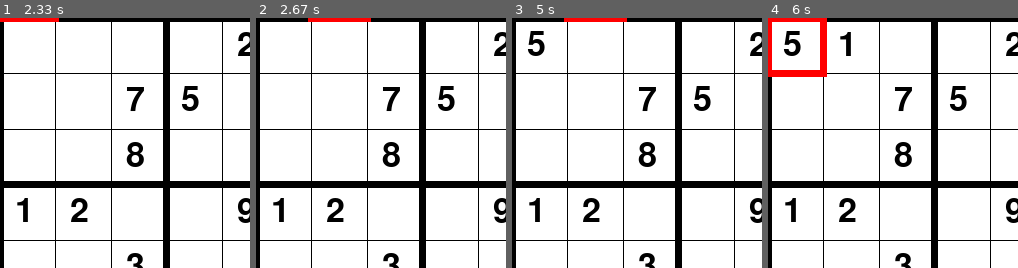
Above: before the commit, frames 1-4 (left to right).
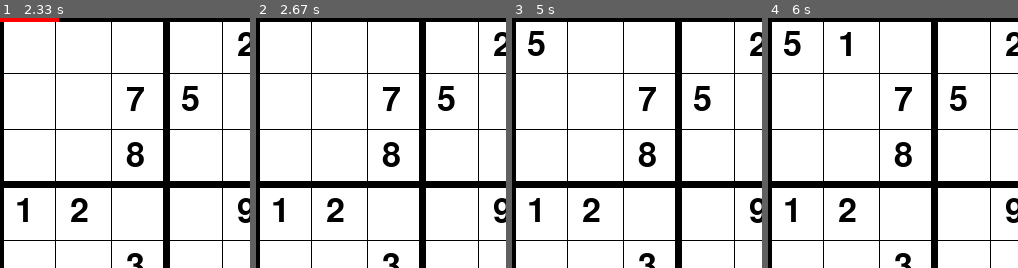
Above: after the commit, the same moments.

Repository: alisamoskovtseva/pygame_project
Game: pygame game, started from main1.py
The game is run twice, just before and just after one commit, with the same random seed, the same clock (stepped at 60 frames per second) and the same inputs.
Inputs (mouse positions are % of the whole screen's width and height, from its top left):
- Up to frame 1 (2.33 s): click (46, 54) at 0.88 s; click (83, 81) at 1.22 s; hold Up 1.5-1.97 s; move the mouse to (50, 57) at 1.53 s; tap 9 at 2 s
- Up to frame 2 (2.67 s): hold Right from 2.33 s (still down); tap 3 at 2.48 s
- Up to frame 3 (5 s): release Right at 2.8 s; hold Left 2.83-3.37 s; tap 1 at 2.98 s; hold Down 3.4-3.7 s; tap 2 at 3.55, 4.65 s; tap 5 at 3.73 s; hold Up 4.5-4.87 s; hold Right from 4.9 s (still down)
- Up to frame 4 (6 s): tap 3 at 5.05 s; release Right at 5.53 s; hold Down 5.57-5.93 s; tap 1 at 5.72 s; hold Left from 5.97 s (still down)
The pictures show only the part of the screen within x 0-50%, y 0-50%; the shares and areas given below are measured in that part.

Frame 1 is identical in both runs. In frame 2, 0.4% of the frame differs, in the area x 20-46%, y 0-2%; in frame 3, 0.4%; in frame 4, 1.9%, in the area x 0-24%, y 0-24%.

Commit message:
Update main1.py
не выделяются правильные значения

Diff:
--- a/main1.py
+++ b/main1.py
@@ -232,9 +232,11 @@
 
 # ВНЕШНЯЯ ОТРИСОВКА ПОЛЯ
 def draw_box():
-    for i in range(2):
-        pygame.draw.line(screen, (255, 0, 0), (x * dif - 3, (y + i) * dif), (x * dif + dif + 3, (y + i) * dif), 7)
-        pygame.draw.line(screen, (255, 0, 0), ((x + i) * dif, y * dif), ((x + i) * dif, y * dif + dif), 7)
+    global table
+    if table[int(x)][int(y)] == False:
+        for i in range(2):
+            pygame.draw.line(screen, (255, 0, 0), (x * dif - 3, (y + i) * dif), (x * dif + dif + 3, (y + i) * dif), 7)
+            pygame.draw.line(screen, (255, 0, 0), ((x + i) * dif, y * dif), ((x + i) * dif, y * dif + dif), 7)
 
 
 #
@@ -269,15 +271,15 @@
 
 
 # заполнение значения
-def draw_val(val):
+def draw_val(val, color):
     global table
     print(table)
     if table[int(x)][int(y)] == False:
         if val != maps_ans[int(y)][int(x)]:
-            text1 = font1.render(str(val), 1, (255, 0, 0))
+            text1 = font1.render(str(val), 1, color)
             screen.blit(text1, (x * dif + 15, y * dif + 15))
         else:
-            text1 = font1.render(str(val), 1, (0, 0, 0))
+            text1 = font1.render(str(val), 1, color)
             screen.blit(text1, (x * dif + 15, y * dif + 15))
 
 
@@ -378,8 +380,6 @@
             [0, 0, 0, 0, 0, 0, 0, 0, 0],
             [0, 0, 0, 0, 0, 0, 0, 0, 0]]
     running = True
-    x = create_stars()
-    all_sprites = pygame.sprite.Group()
     while running:
         for event in pygame.event.get():
             if event.type == pygame.QUIT:
@@ -433,11 +433,10 @@
 
 
 def create_stars():
-    x = []
     particle_count = 50
     numbers = range(-5, 6)
     for _ in range(particle_count):
-        x.append(Feyerverk(random.choice(numbers), random.choice(numbers)))
+        Feyerverk(random.choice(numbers), random.choice(numbers))
     return x
 
 
@@ -504,7 +503,11 @@
                 rs = 1
             flag2 = 0
         if (val != 0) and (table[int(x)][int(y)] == False):
-            draw_val(val)
+            if maps[int(x)][int(y)] == maps_ans[int(x)][int(y)]:
+                color = (0, 0, 0)
+            else:
+                color = (255, 0, 0)
+            draw_val(val, color)
             print(int(x))
             print(int(y))
             print(val)
